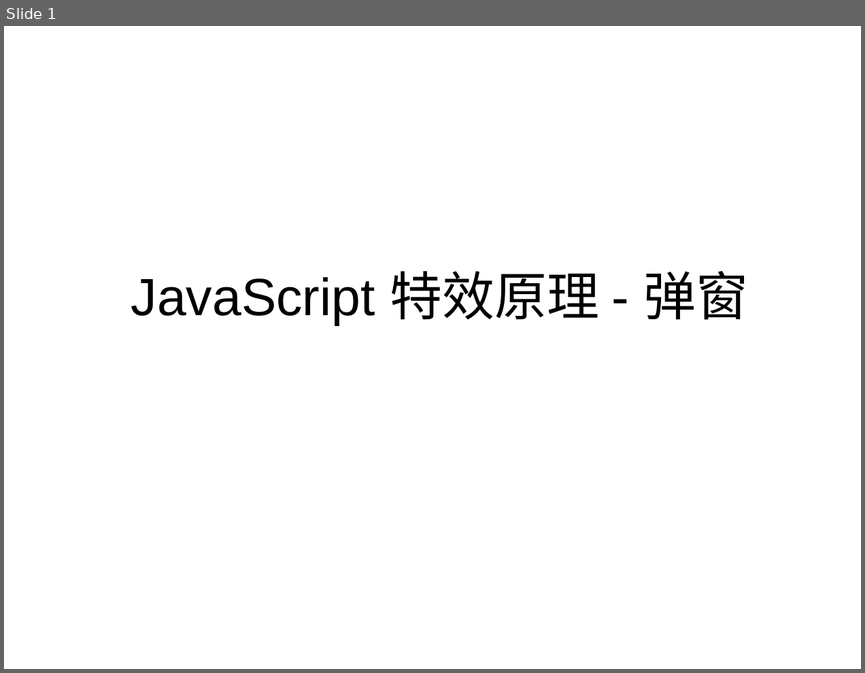
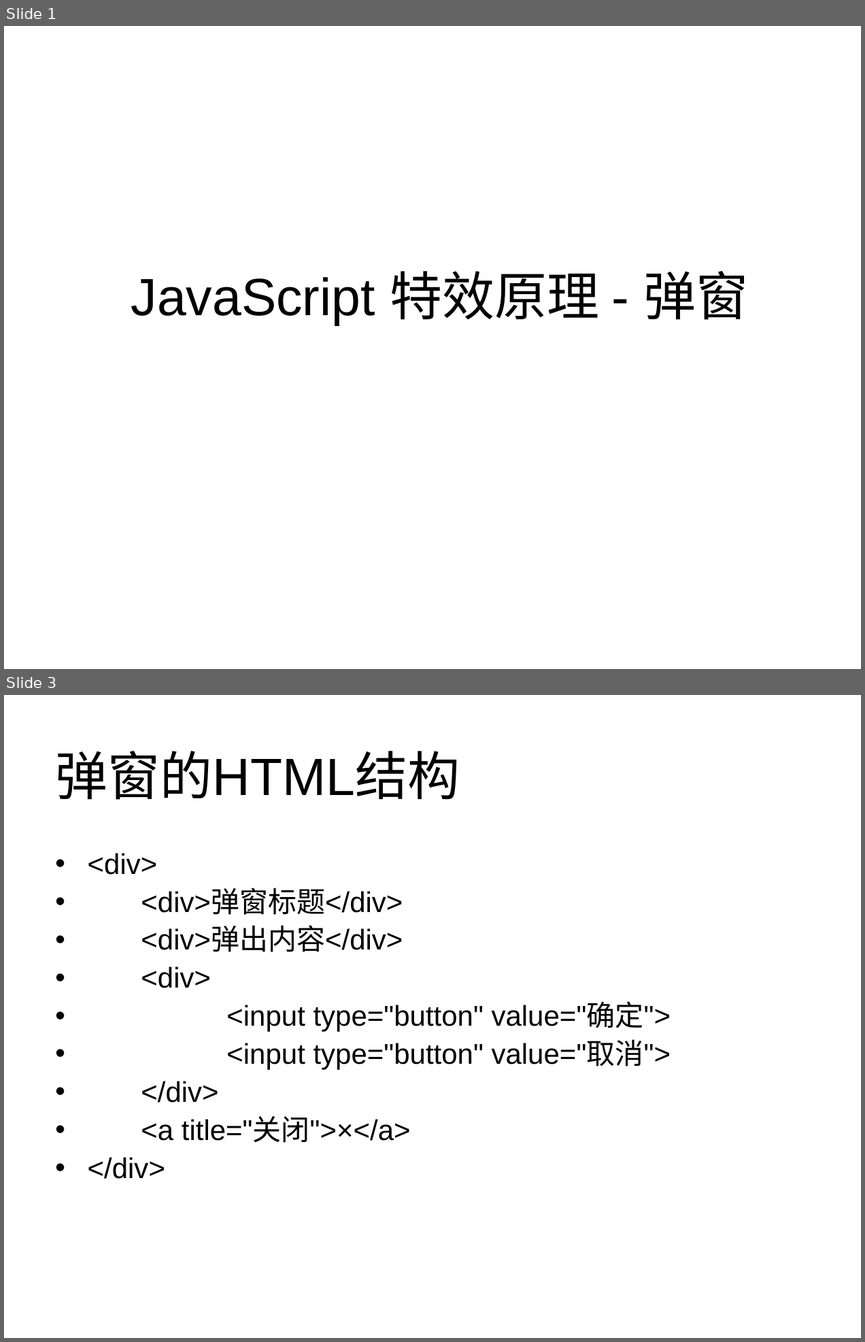
Before and after one commit to panxuepeng/javascript, a slide deck: JavaScript 特效原理 - 弹窗.ppt. Shown one above the other, each under a label of ours: slide 1 before the commit, slides 1 and 3 after it; the slides between them are not shown. The pictures are 865x673 and 865x1342 pixels, drawn with LibreOffice and Linux fonts; fonts in the diff are those of the drawing. Boxes give left, top, right and bottom in pixels: in the first picture for what was removed or moved away, otherwise in the second. Text is boxed around its words. In the diff, an @@ line names an element or a change of style, - is before the commit and + after.

```diff
--- a/JavaScript 特效原理 - 弹窗.ppt
+++ b/JavaScript 特效原理 - 弹窗.ppt
@@ slide 3 added at bbox=[4, 695, 861, 1338], background #FFFFFF @@
@@ title added at bbox=[55, 751, 460, 800], 44 pt, text #000000 @@
+弹窗的HTML结构
@@ text added at bbox=[88, 853, 670, 1178], 24 pt, text #000000 @@
+• <div>
+• <div>弹窗标题</div>
+• <div>弹出内容</div>
+• <div>
+• <input type="button" value="确定">
+• <input type="button" value="取消">
+• </div>
+• <a title="关闭">×</a>
+• </div>
```
Also in this commit, not shown: 12 other slides added, 14 other files.
